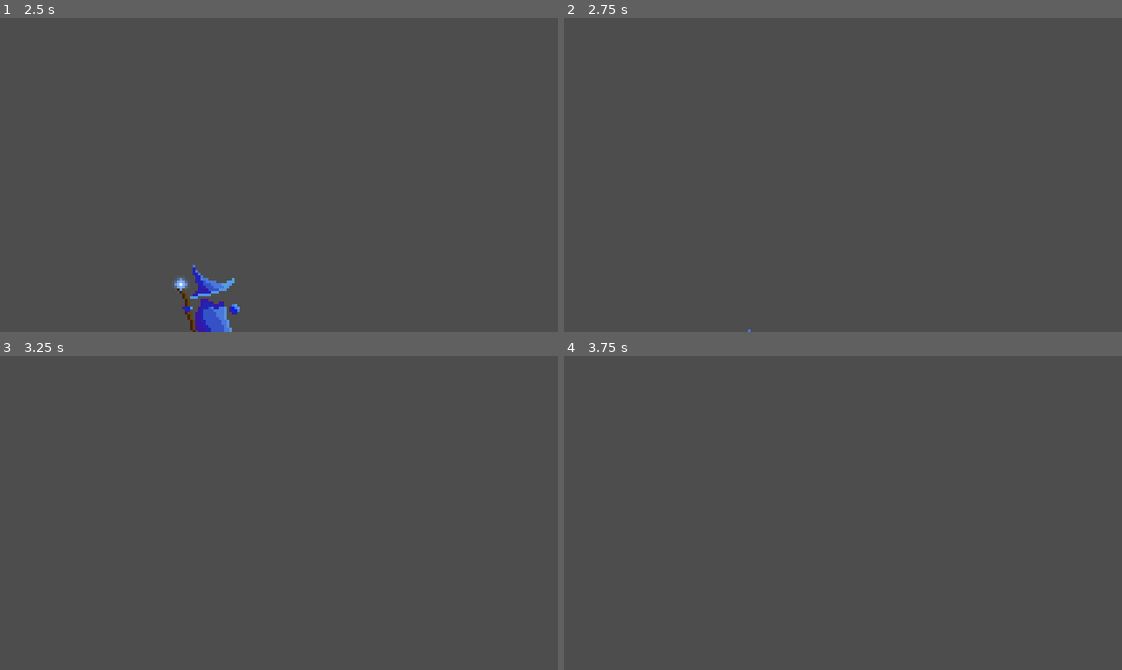
Above: before the commit, frames 1-4 (two rows, left to right).
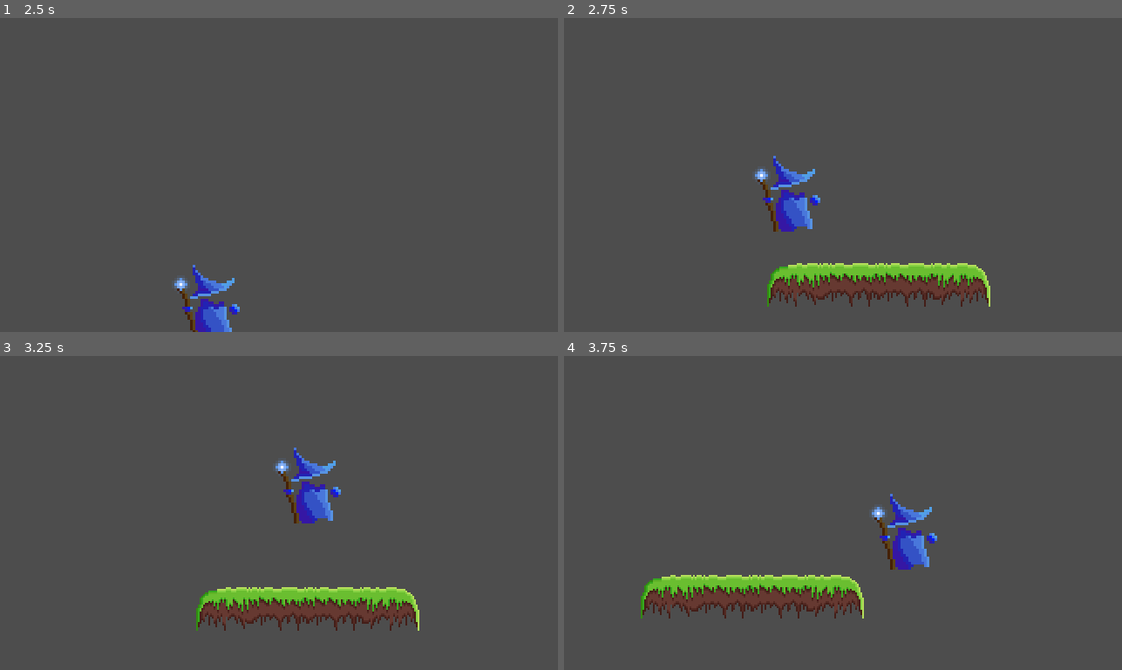
Above: after the commit, the same moments.

Repository: morganlabs-college/barrys-adventure
Game: Godot game, scene res://levels/main.tscn
Two runs of this game, one before a commit and one after it. Both use one fixed random seed, a clock stepped at 60 frames per second and the inputs below.
Inputs:
- Up to frame 1 (2.5 s): hold Shift (Sprint) 0.53-1.28 s; hold Right (Right) 0.53-2.03 s; tap Space (Jump) at 0.77, 1.52 s; tap Shift (Sprint) at 1.35 s; hold Left (Left) from 2.03 s (still down); hold Shift (Sprint) from 2.03 s (still down)
- Up to frame 2 (2.75 s): keep holding Left (Left); keep holding Shift (Sprint)
- Up to frame 3 (3.25 s): release Left (Left) at 2.78 s; release Shift (Sprint) at 2.78 s; hold Right (Right) from 2.78 s (still down); tap Shift (Sprint) at 2.85 s; tap Space (Jump) at 3.02 s
- Up to frame 4 (3.75 s): keep holding Right (Right); hold Shift (Sprint) from 3.53 s (still down)

Frame 1 is identical in both runs. In frame 2, 5.4% of the frame differs, in the area x 32-77%, y 43-100%; in frame 3, 5.4%; in frame 4, 5.4%.

Commit message:
feat: killzone
A reusable killzone element, can be attached to anything with a CollisionShape2D and kills the player.

Diff:
--- /dev/null
+++ b/src/components/killzone/killzone.gd
@@ -0,0 +1,12 @@
+extends Area2D
+
+@onready var timer = $Timer
+
+
+func _on_body_entered(body: Node2D) -> void:
+	print("Died.")
+	timer.start()
+
+
+func _on_timer_timeout() -> void:
+	get_tree().reload_current_scene()
--- /dev/null
+++ b/src/components/killzone/killzone.tscn
@@ -0,0 +1,13 @@
+[gd_scene load_steps=2 format=3 uid="uid://7xa41tvutwyc"]
+
+[ext_resource type="Script" path="res://components/killzone/killzone.gd" id="1_wu4gx"]
+
+[node name="Killzone" type="Area2D"]
+script = ExtResource("1_wu4gx")
+
+[node name="Timer" type="Timer" parent="."]
+wait_time = 0.25
+one_shot = true
+
+[connection signal="body_entered" from="." to="." method="_on_body_entered"]
+[connection signal="timeout" from="Timer" to="." method="_on_timer_timeout"]
--- a/src/levels/main.tscn
+++ b/src/levels/main.tscn
@@ -1,7 +1,8 @@
-[gd_scene load_steps=5 format=3 uid="uid://cq8rdtnkftcof"]
+[gd_scene load_steps=7 format=3 uid="uid://cq8rdtnkftcof"]
 
 [ext_resource type="PackedScene" uid="uid://b7qnu5d6ca3rh" path="res://components/player/player.tscn" id="1_jf0et"]
 [ext_resource type="Texture2D" uid="uid://bmtev2k1iday6" path="res://assets/test.png" id="2_rhx5p"]
+[ext_resource type="PackedScene" uid="uid://7xa41tvutwyc" path="res://components/killzone/killzone.tscn" id="3_geksk"]
 
 [sub_resource type="TileSetAtlasSource" id="TileSetAtlasSource_2tb63"]
 texture = ExtResource("2_rhx5p")
@@ -19,6 +20,8 @@
 sources/3 = SubResource("TileSetAtlasSource_2tb63")
 tile_proxies/coords_level = [[0, Vector2i(0, 0)], [3, Vector2i(0, 0)], [1, Vector2i(0, 0)], [3, Vector2i(1, 0)], [2, Vector2i(0, 0)], [3, Vector2i(2, 0)]]
 
+[sub_resource type="WorldBoundaryShape2D" id="WorldBoundaryShape2D_dpo37"]
+
 [node name="Node2D" type="Node2D"]
 
 [node name="CharacterBody2D" parent="." instance=ExtResource("1_jf0et")]
@@ -33,3 +36,9 @@
 use_parent_material = true
 tile_map_data = PackedByteArray(0, 0, 254, 255, 1, 0, 3, 0, 0, 0, 0, 0, 0, 0, 255, 255, 1, 0, 3, 0, 2, 0, 0, 0, 0, 0, 0, 0, 1, 0, 3, 0, 2, 0, 0, 0, 0, 0, 1, 0, 1, 0, 3, 0, 1, 0, 0, 0, 0, 0)
 tile_set = SubResource("TileSet_u5ga4")
+
+[node name="Killzone" parent="environment" instance=ExtResource("3_geksk")]
+position = Vector2(0, 137)
+
+[node name="CollisionShape2D" type="CollisionShape2D" parent="environment/Killzone"]
+shape = SubResource("WorldBoundaryShape2D_dpo37")
